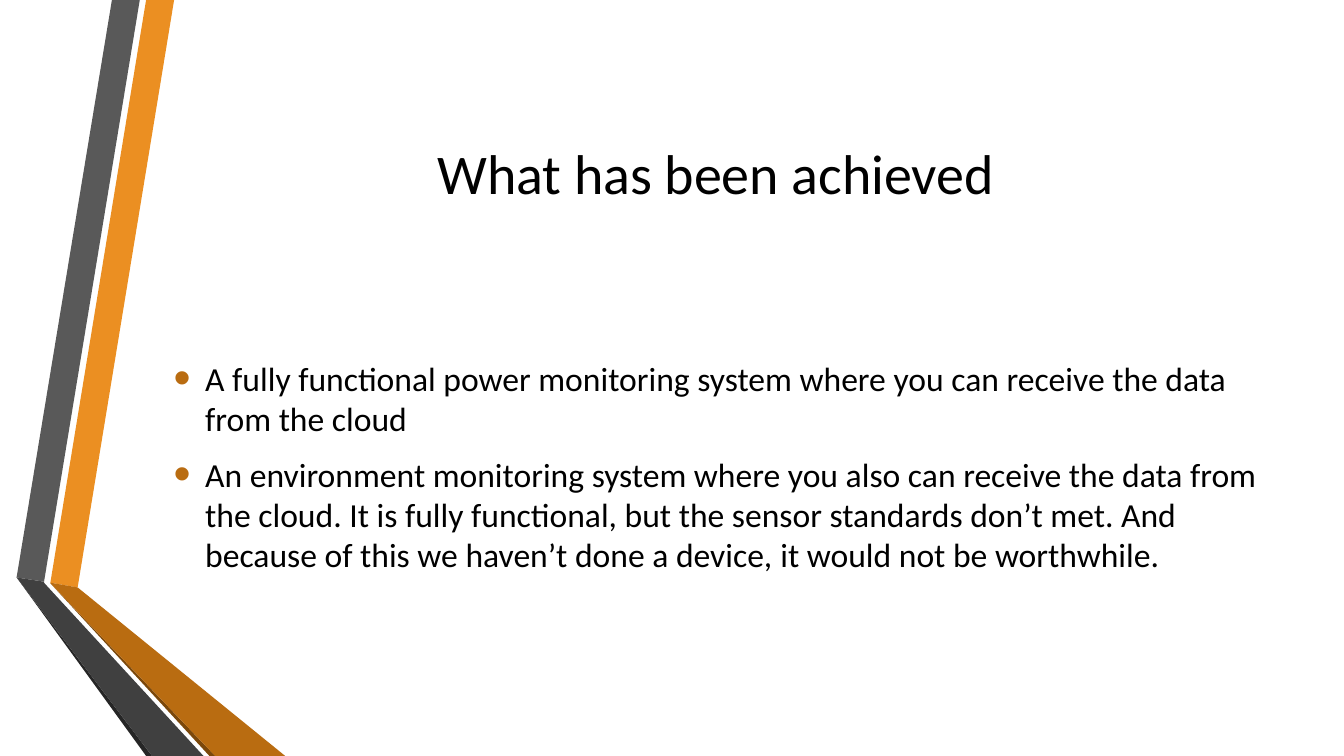
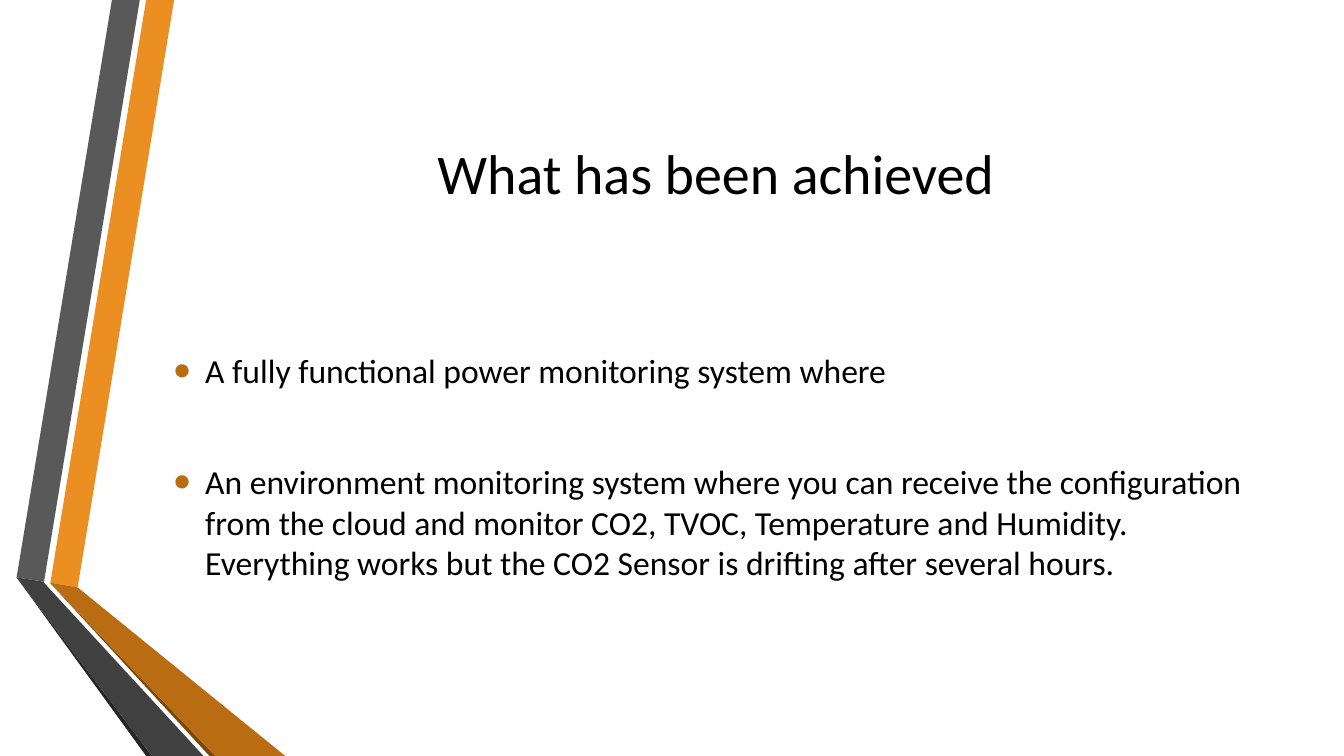
Before and after one commit to coderbunker/energy-monitor, a slide deck: slide 3 of SuperNanny.pptx. Drawn at 1344x756 pixels with LibreOffice and Linux fonts; fonts in the diff are those of the drawing; background and template pictures are left out. Boxes give left, top, right and bottom in pixels: in the first picture for what was removed or moved away, otherwise in the second. Text is boxed around its words. In the diff, an @@ line names an element or a change of style, - is before the commit and + after.

```diff
--- a/SuperNanny.pptx
+++ b/SuperNanny.pptx
@@ text at [205,359,1241,581]: text changed @@
-• A fully functional power monitoring system where you can receive the data from the cloud
-• An environment monitoring system where you also can receive the data from the cloud. It is fully functional, but the sensor standards don’t met. And because of this we haven’t done a device, it would not be worthwhile.
+• A fully functional power monitoring system where
+• An environment monitoring system where you can receive the configuration from the cloud and monitor CO2, TVOC, Temperature and Humidity. Everything works but the CO2 Sensor is drifting after several hours.
```
Also in this commit, not shown: 1 other slide changed, 2 slides added, 1 other file.
